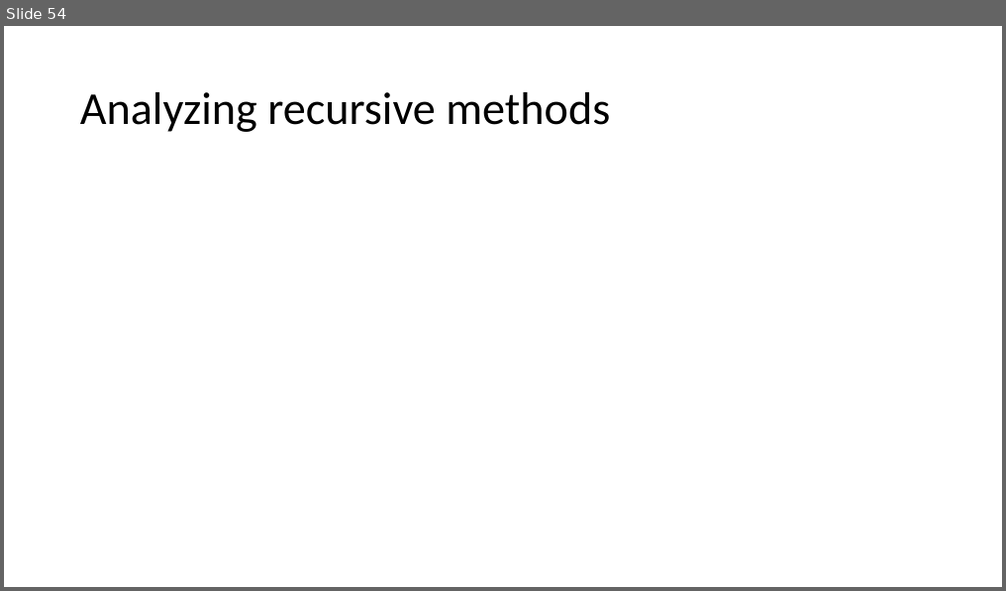
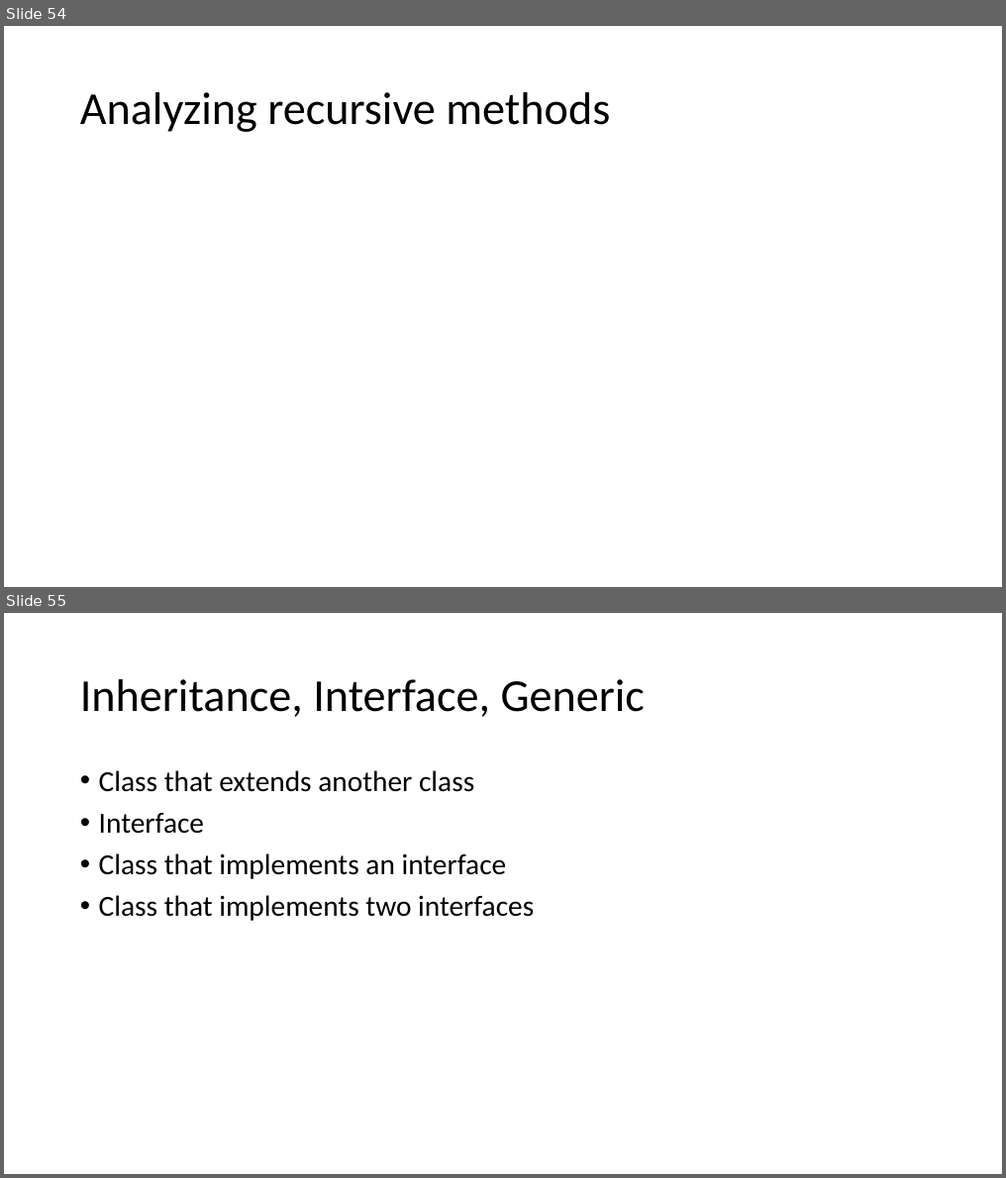
Before and after one commit to skalakm/232, a slide deck: notes.pptx. Shown one above the other, each under a label of ours: slide 54 before the commit, slides 54 and 55 after it. The pictures are 1006x591 and 1006x1178 pixels, drawn with LibreOffice and Linux fonts; fonts in the diff are those of the drawing; grey boxes stand for pictures. Boxes give left, top, right and bottom in pixels: in the first picture for what was removed or moved away, otherwise in the second. Text is boxed around its words. In the diff, an @@ line names an element or a change of style, - is before the commit and + after.

```diff
--- a/notes.pptx
+++ b/notes.pptx
@@ slide 55 added at (x1=4, y1=613, x2=1002, y2=1174), background #FFFFFF @@
@@ title added at (x1=80, y1=679, x2=645, y2=717), 44 pt, text #000000 @@
+Inheritance, Interface, Generic
@@ text added at (x1=99, y1=770, x2=534, y2=921), 28 pt, text #000000 @@
+• Class that extends another class
+• Interface
+• Class that implements an interface
+• Class that implements two interfaces
```
